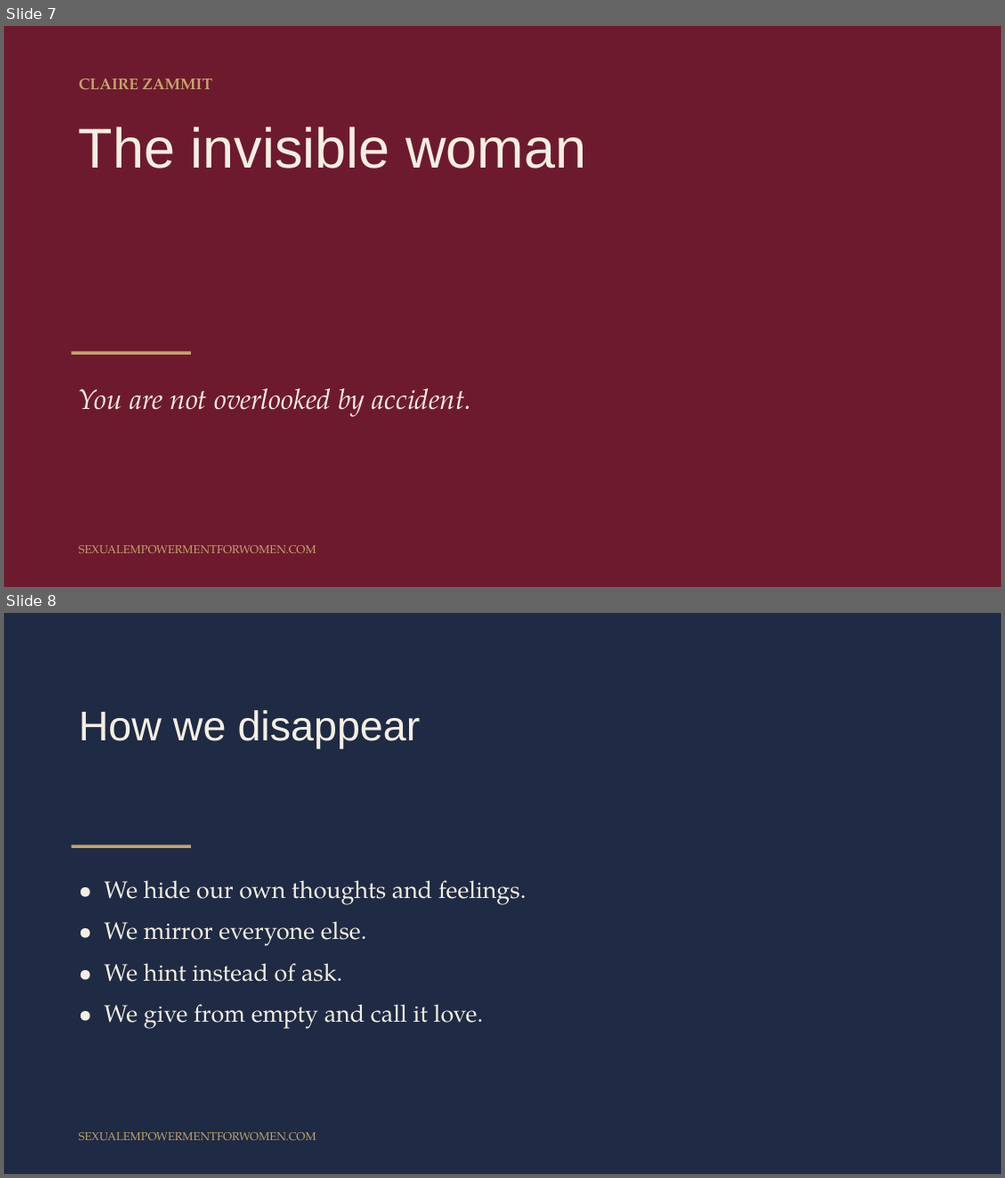
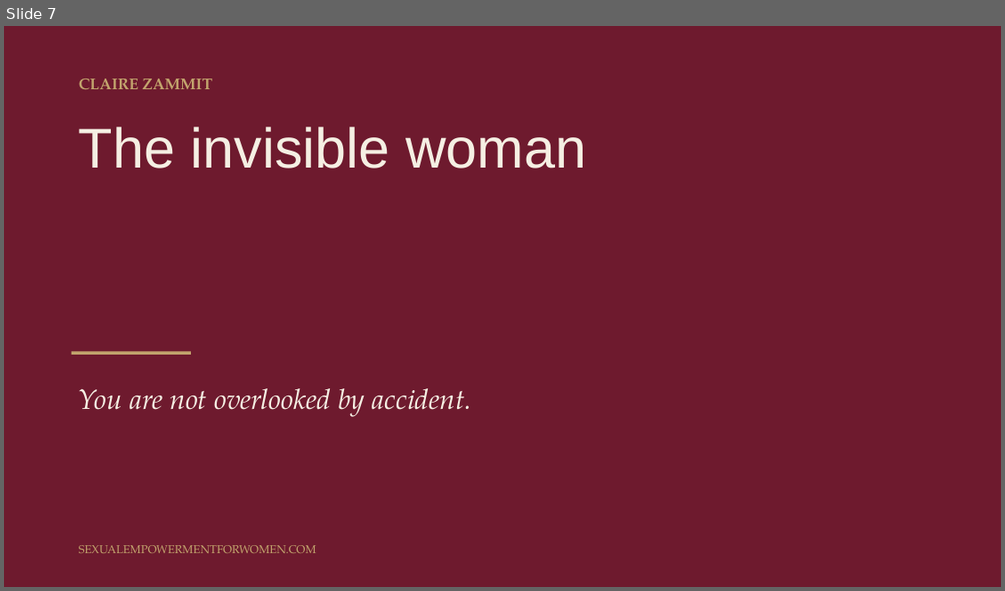
Before and after one commit to tarisha-starr/GitHub-folder, a slide deck: content/sessions/slides/Session-1-Coming-Home-to-Yourself.pptx. Shown one above the other, each under a label of ours: slides 7 and 8 before the commit, slide 7 after it. The pictures are 1005x1178 and 1005x591 pixels, drawn with LibreOffice and Linux fonts; fonts in the diff are those of the drawing. Boxes give left, top, right and bottom in pixels: in the first picture for what was removed or moved away, otherwise in the second. Text is boxed around its words. In the diff, an @@ line names an element or a change of style, - is before the commit and + after.

```diff
--- a/content/sessions/slides/Session-1-Coming-Home-to-Yourself.pptx
+++ b/content/sessions/slides/Session-1-Coming-Home-to-Yourself.pptx
@@ slide 8 removed at (4, 613, 1001, 1174), background #1F2A44 @@
@@ text removed at (79, 710, 421, 748) @@
-How we disappear
@@ rectangle removed at (72, 844, 191, 848) @@
@@ text removed at (104, 880, 526, 1029) @@
-• We hide our own thoughts and feelings.
-• We mirror everyone else.
-• We hint instead of ask.
-• We give from empty and call it love.
@@ text removed at (79, 1132, 316, 1140) @@
-SEXUALEMPOWERMENTFORWOMEN.COM
```
Also in this commit, not shown: 3 slides added, 3 other files.
